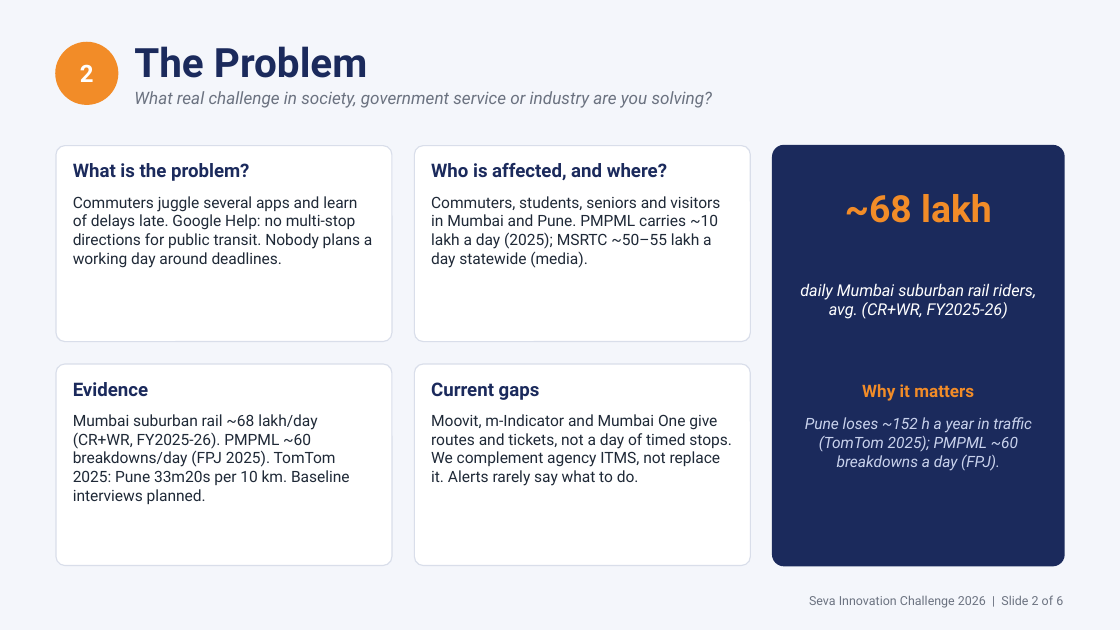
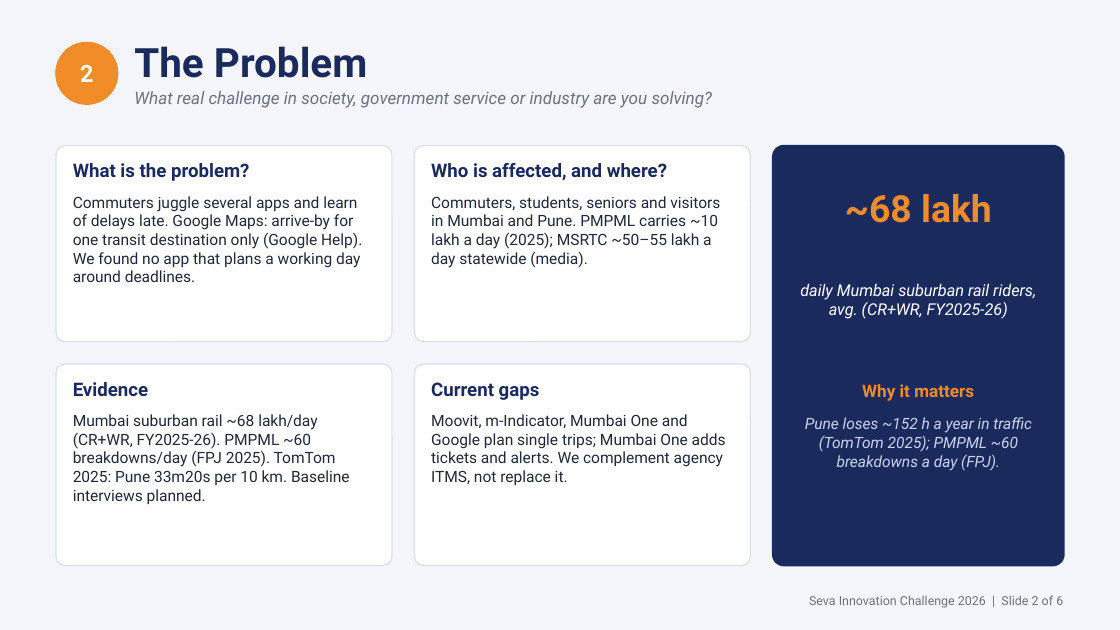
Before and after one commit to divyanshu-patil/SafarSetu, a slide deck: slide 2 of submission/SafarSetu-Seva-First-Pitch.pptx. Drawn at 1120x630 pixels with LibreOffice and Linux fonts; fonts in the diff are those of the drawing. Boxes give left, top, right and bottom in pixels: in the first picture for what was removed or moved away, otherwise in the second. Text is boxed around its words. In the diff, an @@ line names an element or a change of style, - is before the commit and + after.

```diff
--- a/submission/SafarSetu-Seva-First-Pitch.pptx
+++ b/submission/SafarSetu-Seva-First-Pitch.pptx
@@ text at (73, 196, 362, 282): text changed @@
-Commuters juggle several apps and learn of delays late. Google Help: no multi-stop directions for public transit. Nobody plans a working day around deadlines.
+Commuters juggle several apps and learn of delays late. Google Maps: arrive-by for one transit destination only (Google Help). We found no app that plans a working day around deadlines.
@@ text at (431, 414, 726, 485): text changed @@
-Moovit, m-Indicator and Mumbai One give routes and tickets, not a day of timed stops. We complement agency ITMS, not replace it. Alerts rarely say what to do.
+Moovit, m-Indicator, Mumbai One and Google plan single trips; Mumbai One adds tickets and alerts. We complement agency ITMS, not replace it.
```
Also in this commit, not shown: 14 other files.
